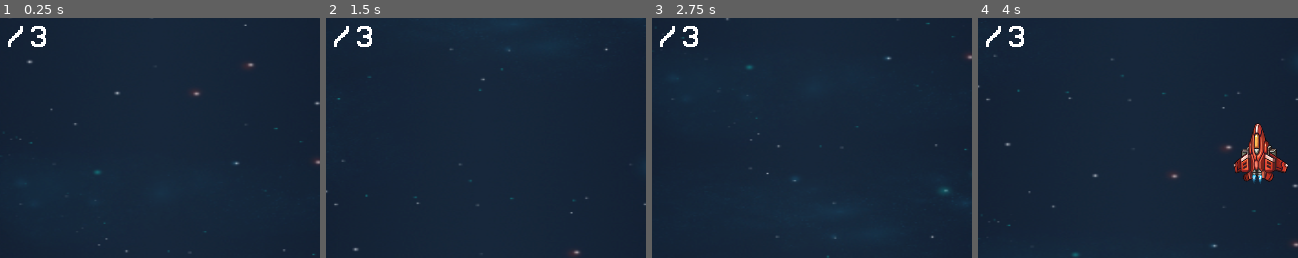
Above: before the commit, frames 1-4 (left to right).
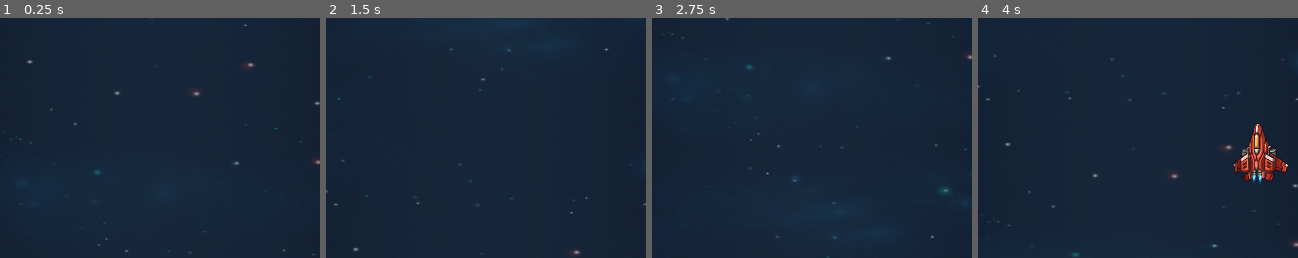
Above: after the commit, the same moments.

Repository: GArmane/vaporspace
Game: Godot game, scene res://src/scenes/main/Main.tscn
Same seed, same stepped clock (60 frames per second), same inputs: the game is played once before the commit and once after it. Sound files missing from this copy of the repository are replaced by a short silence.
Inputs:
- Up to frame 1 (0.25 s): no input
- Up to frame 2 (1.5 s): hold Right (ui_right) 0.53-1.28 s; tap Space (ui_select) at 0.77 s; hold Down (ui_down) from 1.28 s (still down)
- Up to frame 3 (2.75 s): tap Space (ui_select) at 1.52 s; release Down (ui_down) at 2.03 s; hold Right (ui_right) from 2.03 s (still down)
- Up to frame 4 (4 s): release Right (ui_right) at 2.78 s; hold Up (ui_up) 2.78-3.53 s; tap Space (ui_select) at 3.02, 3.77 s; hold Left (ui_left) from 3.53 s (still down)
The pictures show only the part of the screen within x 24-74%, y 3-53%; the shares and areas given below are measured in that part.

The runs differ from the first frame. In frame 1, 0.3% of the frame differs, in the area x 2-15%, y 3-13%; in frame 2, 0.3%; in frame 3, 0.3%; in frame 4, 0.3%.

Commit message:
refactor(src/ui/gui): remove max life counter

Diff:
--- a/src/scenes/main/GameController.gd
+++ b/src/scenes/main/GameController.gd
@@ -34,7 +34,7 @@
 func _ready() -> void:
 	# Prepare UI
 	gui.update_score(score)
-	gui.update_life_values(player.lifes, player.lifes)
+	gui.update_life_value(player.lifes)
 	# Prepare timers
 	game_timer.wait_time = game_time
 	wave_timer.wait_time = time_between_waves
--- a/src/ui/gui/GUI.gd
+++ b/src/ui/gui/GUI.gd
@@ -6,21 +6,9 @@
 
 
 # Public API
-func update_life_values(value: int, max_value: int) -> Array:
-	return lifes.update_values(value, max_value)
-
-
 func update_life_value(value: int) -> int:
 	return lifes.update_lifes(value)
 
 
-func update_life_max_value(value: int) -> int:
-	return lifes.update_max(value)
-
-
 func update_score(value: int) -> int:
 	return score.update_value(value)
-
-
-func _on_Player_lifes_changed(value):
-	pass # Replace with function body.
--- a/src/ui/gui/GUI.tscn
+++ b/src/ui/gui/GUI.tscn
@@ -44,7 +44,7 @@
 margin_bottom = 29.0
 
 [node name="Lifes" type="HBoxContainer" parent="Elements/FirstRow"]
-margin_right = 183.0
+margin_right = 137.0
 margin_bottom = 29.0
 script = ExtResource( 3 )
 __meta__ = {
@@ -69,36 +69,16 @@
 "_edit_use_anchors_": false
 }
 
-[node name="Separator" type="Label" parent="Elements/FirstRow/Lifes"]
-margin_left = 141.0
-margin_right = 160.0
-margin_bottom = 29.0
-custom_fonts/font = SubResource( 4 )
-text = "/"
-__meta__ = {
-"_edit_use_anchors_": false
-}
-
-[node name="MaxValue" type="Label" parent="Elements/FirstRow/Lifes"]
-margin_left = 164.0
-margin_right = 183.0
-margin_bottom = 29.0
-custom_fonts/font = SubResource( 4 )
-text = "0"
-__meta__ = {
-"_edit_use_anchors_": false
-}
-
 [node name="Score" type="HBoxContainer" parent="Elements/FirstRow"]
-margin_left = 195.0
+margin_left = 149.0
 margin_right = 608.0
 margin_bottom = 29.0
 alignment = 2
 script = ExtResource( 2 )
 
 [node name="Label" type="Label" parent="Elements/FirstRow/Score"]
-margin_left = 276.0
-margin_right = 390.0
+margin_left = 322.0
+margin_right = 436.0
 margin_bottom = 29.0
 custom_fonts/font = SubResource( 2 )
 text = "score:"
@@ -106,8 +86,8 @@
 uppercase = true
 
 [node name="Value" type="Label" parent="Elements/FirstRow/Score"]
-margin_left = 394.0
-margin_right = 413.0
+margin_left = 440.0
+margin_right = 459.0
 margin_bottom = 29.0
 custom_fonts/font = SubResource( 4 )
 text = "0"
--- a/src/ui/gui/Lifes.gd
+++ b/src/ui/gui/Lifes.gd
@@ -2,19 +2,9 @@
 
 
 onready var value_node: Label = $Value
-onready var max_value_node: Label = $MaxValue
 
 
 # Public API
-func update_values(value: int, max_value: int) -> Array:
-	return [update_lifes(value), update_max(max_value)]
-
-
 func update_lifes(value: int) -> int:
 	value_node.text = str(value)
 	return value
-
-
-func update_max(value: int) -> int:
-	max_value_node.text = str(value)
-	return value
